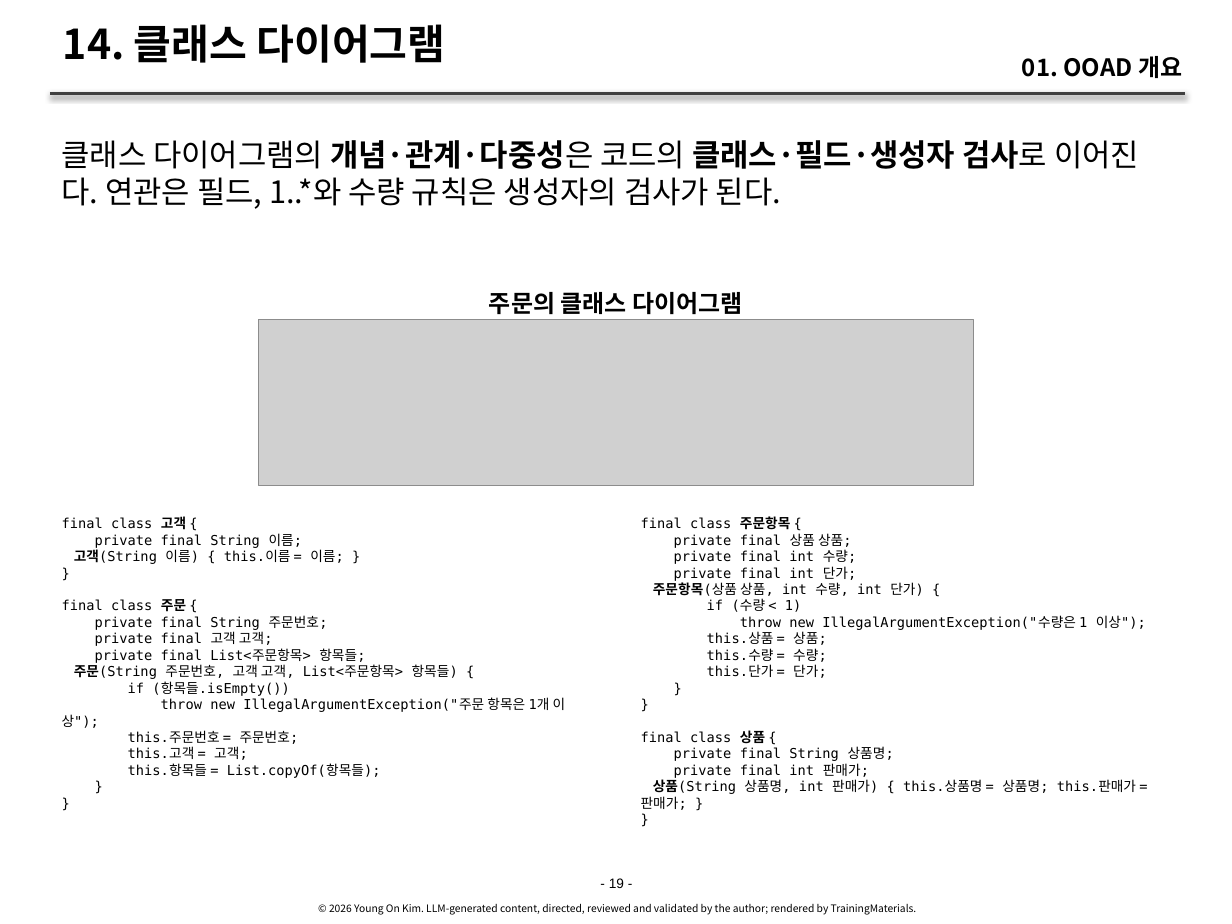
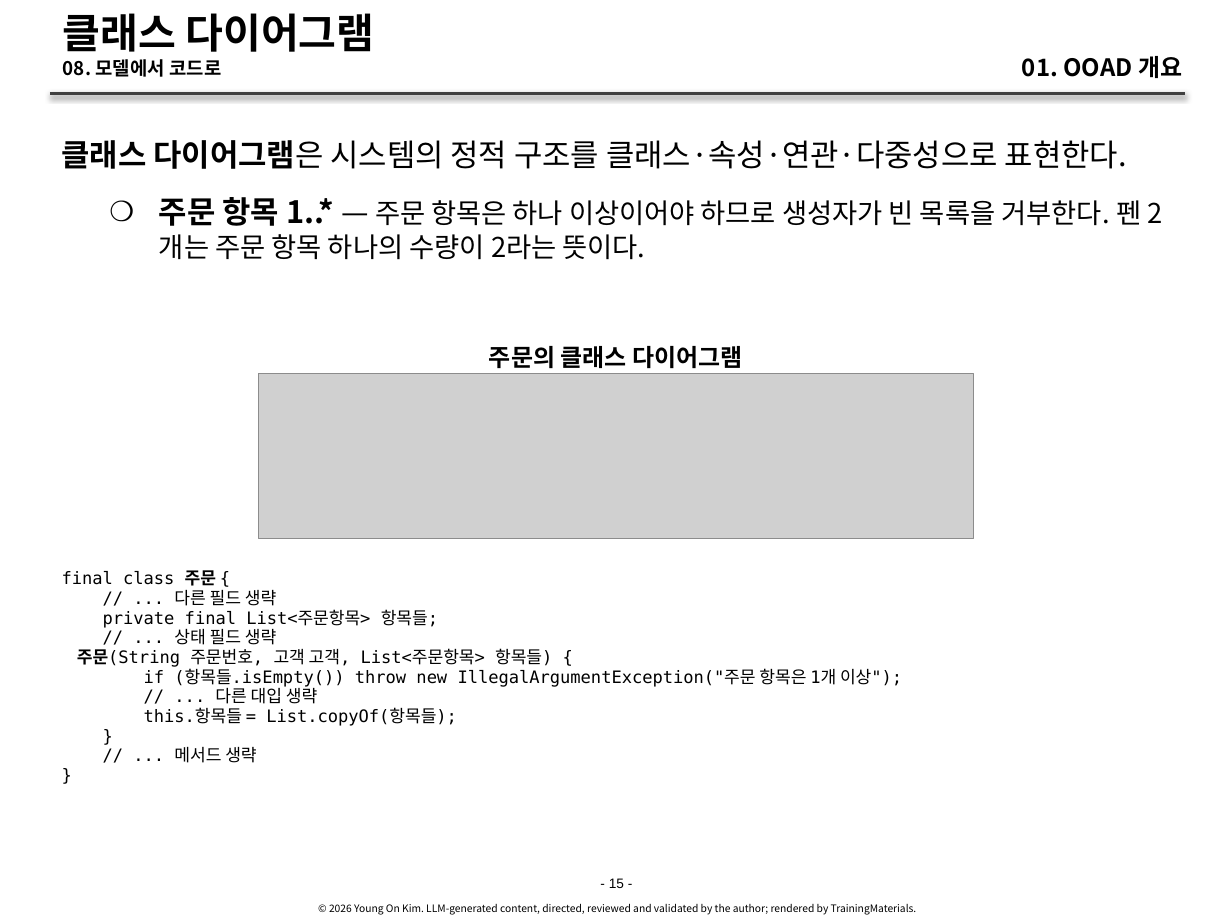
Before and after one commit to YoungSan77/TrainingMaterials, a slide deck: slide 15 of courses/ooad/sessions/s01.pptx (slide 19 before the commit). Drawn at 1232x924 pixels with LibreOffice and Linux fonts; fonts in the diff are those of the drawing; grey boxes stand for pictures. Boxes give left, top, right and bottom in pixels: in the first picture for what was removed or moved away, otherwise in the second. Text is boxed around its words. In the diff, an @@ line names an element or a change of style, - is before the commit and + after.

```diff
--- a/courses/ooad/sessions/s01.pptx
+++ b/courses/ooad/sessions/s01.pptx
@@ title at bbox=[63, 13, 374, 77]: text changed; size 24 to 11 pt @@
-14. 클래스 다이어그램
+클래스 다이어그램
+08. 모델에서 코드로
@@ text at bbox=[61, 140, 1141, 260]: text changed; size 18 to 16 pt @@
-클래스 다이어그램의 개념·관계·다중성은 코드의 클래스·필드·생성자 검사로 이어진다. 연관은 필드, 1..*와 수량 규칙은 생성자의 검사가 된다.
+클래스 다이어그램은 시스템의 정적 구조를 클래스·속성·연관·다중성으로 표현한다.
+    ❍ 주문 항목 1..* — 주문 항목은 하나 이상이어야 하므로 생성자가 빈 목록을 거부한다. 펜 2개는 주문 항목 하나의 수량이 2라는 뜻이다.
@@ text "주문의 클래스 다이어그램": place and size @@
-text "주문의 클래스 다이어그램" at bbox=[489, 292, 742, 314]
+text "주문의 클래스 다이어그램" at bbox=[489, 346, 742, 368]
@@ picture: place and size @@
-picture at bbox=[259, 320, 973, 485]
+picture at bbox=[259, 373, 973, 538]
@@ text at bbox=[62, 516, 344, 564]: paragraphs removed @@
-final class 고객 {
-private final String 이름;
-고객(String 이름) { this.이름 = 이름; }
-}
@@ text removed at bbox=[641, 516, 1146, 810] @@
-final class 주문항목 {
-private final 상품 상품;
-private final int 수량;
-private final int 단가;
-주문항목(상품 상품, int 수량, int 단가) {
-if (수량 < 1)
-throw new IllegalArgumentException("수량은 1 이상");
-this.상품 = 상품;
-this.수량 = 수량;
-this.단가 = 단가;
-}
-}
-final class 상품 {
-private final String 상품명;
-private final int 판매가;
-상품(String 상품명, int 판매가) { this.상품명 = 상품명; this.판매가 = 판매가; }
-}
@@ text "final class 주문 {": place and size @@
-text "final class 주문 {" at bbox=[62, 516, 566, 778]
+text "final class 주문 {" at bbox=[62, 570, 902, 763]
@@ text at bbox=[62, 570, 552, 726]: size 8 to 10 pt in "final class 주문 {", "private final List<주문항목> 항목들;", "주문(String 주문번호, 고객 고객, List<주문항목> 항목들) {", "this.항목들 = List.copyOf(항목들);" and 2 more places; line spacing 9.6pt to 11.5pt @@
@@ text at bbox=[174, 590, 276, 606]: text changed; size 8 to 10 pt @@
-private final String 주문번호;
-private final 고객 고객;
+// ... 다른 필드 생략
@@ text at bbox=[174, 629, 276, 645]: paragraph added @@
+// ... 상태 필드 생략
@@ text at bbox=[144, 668, 902, 704]: text changed; size 8 to 10 pt @@
-if (항목들.isEmpty())
-throw new IllegalArgumentException("주문 항목은 1개 이상");
-this.주문번호 = 주문번호;
-this.고객 = 고객;
+if (항목들.isEmpty()) throw new IllegalArgumentException("주문 항목은 1개 이상");
+// ... 다른 대입 생략
@@ text at bbox=[174, 747, 256, 763]: paragraph added @@
+// ... 메서드 생략
@@ text at bbox=[609, 878, 624, 888]: text changed @@
-- 19 -
+- 15 -
```
Also in this commit, not shown: 36 other slides changed, 2 slides added, 6 slides removed, 51 other files.
